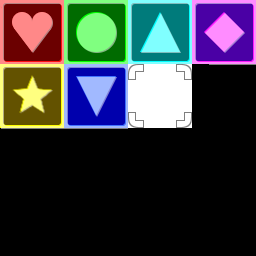
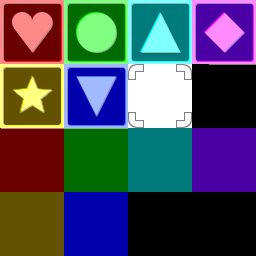
Revision of a layered 256 x 256 image; what changed, layer by layer:
painted on "colors" over [0,128,256,256]
